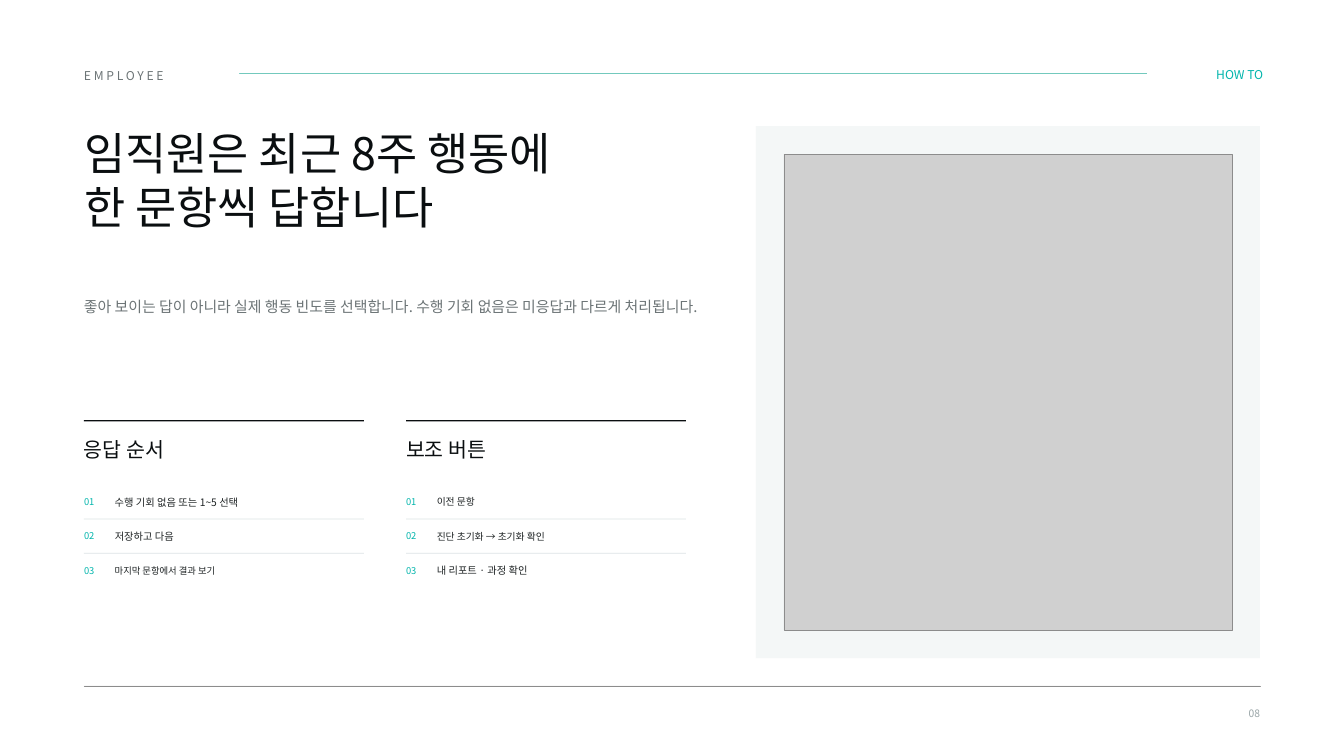
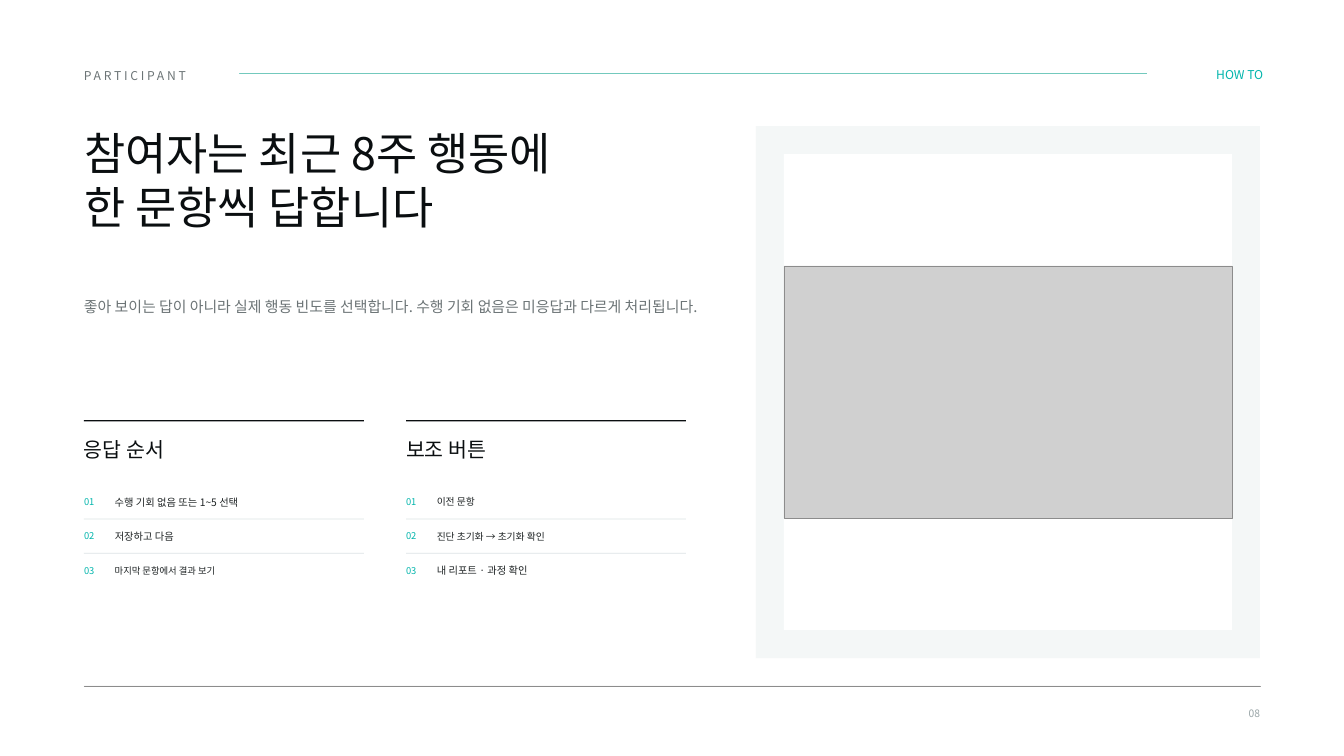
Before and after one commit to skytree96-cmyk/KMA_TAB_v2, a slide deck: slide 8 of docs/TAP_빠른사용가이드_v3.pptx. Drawn at 1344x756 pixels with LibreOffice and Linux fonts; fonts in the diff are those of the drawing; grey boxes stand for pictures. Boxes give left, top, right and bottom in pixels: in the first picture for what was removed or moved away, otherwise in the second. Text is boxed around its words. In the diff, an @@ line names an element or a change of style, - is before the commit and + after.

```diff
--- a/docs/TAP_빠른사용가이드_v3.pptx
+++ b/docs/TAP_빠른사용가이드_v3.pptx
@@ text at [84,71,164,80]: text changed @@
-EMPLOYEE
+PARTICIPANT
@@ text at [84,132,551,174]: text changed @@
-임직원은 최근 8주 행동에
+참여자는 최근 8주 행동에
@@ rectangle added at [784,154,1232,630], fill #FFFFFF @@
@@ picture: place and size @@
-picture at [784,154,1232,630]
+picture at [784,266,1232,518]
```
Also in this commit, not shown: 7 other slides changed, 8 other files.
